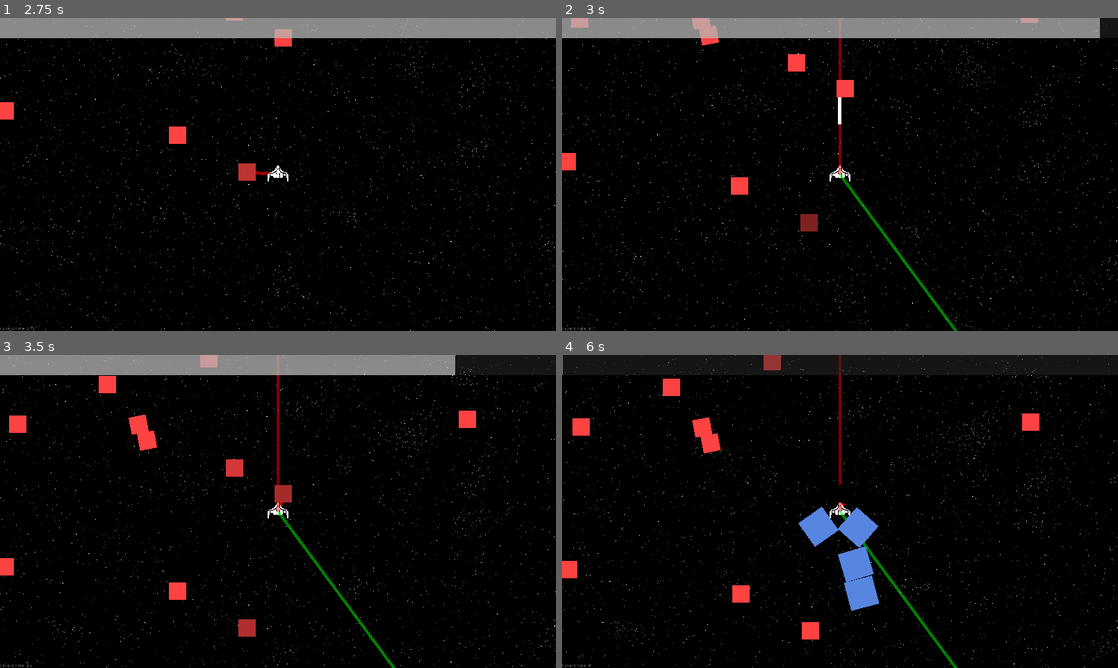
Above: before the commit, frames 1-4 (two rows, left to right).
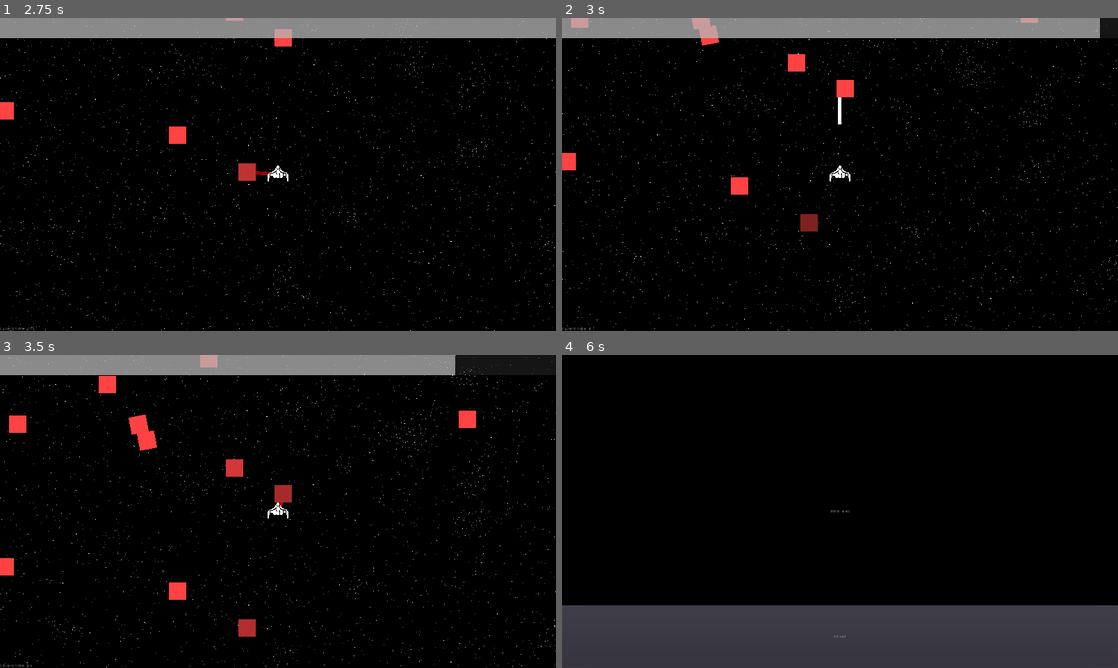
Above: after the commit, the same moments.

Repository: lajollagamesclub/project-mark
Game: Godot game, scene res://Main.tscn
Two runs of this game, one before a commit and one after it. Both use one fixed random seed, a clock stepped at 60 frames per second and the inputs below. The engine's default icon, where the game draws it, is replaced by a stand-in: a white triangle on a blue panel in a dark square.
Inputs:
- Up to frame 1 (2.75 s): hold E (g_dash_right) 0.53-1.28 s; hold S (g_down) 1.28-2.03 s; hold E (g_dash_right) from 2.03 s (still down)
- Up to frame 2 (3 s): release E (g_dash_right) at 2.78 s; hold Up (g_fire_up) from 2.78 s (still down)
- Up to frame 3 (3.5 s): keep holding Up (g_fire_up)
- Up to frame 4 (6 s): release Up (g_fire_up) at 3.53 s; hold Q (g_dash_left) 3.53-5.03 s; hold S (g_down) 5.03-5.78 s; hold E (g_dash_right) from 5.78 s (still down)

Frame 1 is identical in both runs. In frame 2, 0.5% of the frame differs, in the area x 49-72%, y 0-100%; in frame 3, 0.5%; in frame 4, 24%, in the area x 0-100%, y 0-100%.

Commit message:
Remove debug code

Diff:
--- a/src/AutoAim.gd
+++ b/src/AutoAim.gd
@@ -1,20 +1,14 @@
 extends Area2D
-
-var last_target_vector: Vector2 = Vector2()
-var last_input_vector: Vector2 = Vector2()
 
 # suggested rotation based on current target vector
 # cur_vector - unit vector representing current direction
 # toleration - angle in degrees for how much distance to tolerate
 func get_suggestion(cur_vector: Vector2, toleration: float) -> float:
 	cur_vector = cur_vector.normalized()
-	last_input_vector = cur_vector
 	toleration = deg2rad(toleration)
 
 	var tolerated_vector = cur_vector.rotated(toleration)
 	var tolerated_dot_product = 1 - abs(tolerated_vector.dot(cur_vector))
-
-	print(tolerated_dot_product)
 
 	var sorted_by_distance: Array = get_overlapping_bodies()
 	sorted_by_distance.sort_custom(self, "sort_by_distance")
@@ -22,11 +16,8 @@
 		if n.is_in_group("targetable"):
 			var to_n_vector: Vector2 = n.global_position - global_position
 			to_n_vector = to_n_vector.normalized()
-			last_target_vector = to_n_vector
 			var dot_to_target = 1 - abs(max(0,to_n_vector.dot(cur_vector)))
-			print(dot_to_target)
 			if abs(dot_to_target) < tolerated_dot_product:
-#				last_target_vector = to_n_vector
 				return to_n_vector.angle()
 
 	return cur_vector.angle()
@@ -36,10 +27,3 @@
 	var second_distance: float = (second_node.global_position - global_position).length()
 
 	return first_distance < second_distance
-
-func _process(delta):
-	update()
-
-func _draw():
-	draw_line(Vector2(),to_local(global_position + last_input_vector*3000.0), Color(1, 0, 0, 0.5), 10)
-	draw_line(Vector2(), to_local(global_position + last_target_vector*3000.0), Color(0, 1, 0, 0.5), 10.0)
--- a/src/Enemy.gd
+++ b/src/Enemy.gd
@@ -19,8 +19,7 @@
 	for c in range(get_slide_count()):
 		var collision = get_slide_collision(c)
 		if collision.collider.is_in_group("player"):
-			pass
-#			get_tree().change_scene("res://GameOver.tscn")
+			get_tree().change_scene("res://GameOver.tscn")
 
 func hit():
 	queue_free()
--- a/src/player_state.gd
+++ b/src/player_state.gd
@@ -11,8 +11,7 @@
 	emit_signal("fuel_changed", fuel)
 
 func can_fire_bullet():
-	return true
-#	return fuel > 5
+	return fuel > 5
 
 func fire_bullet():
 	self.fuel -= 5
